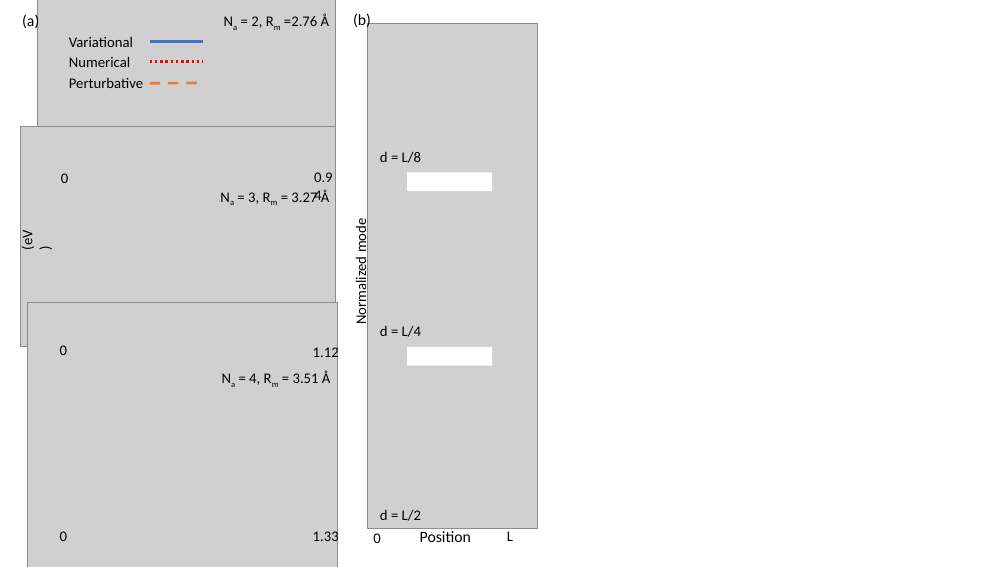
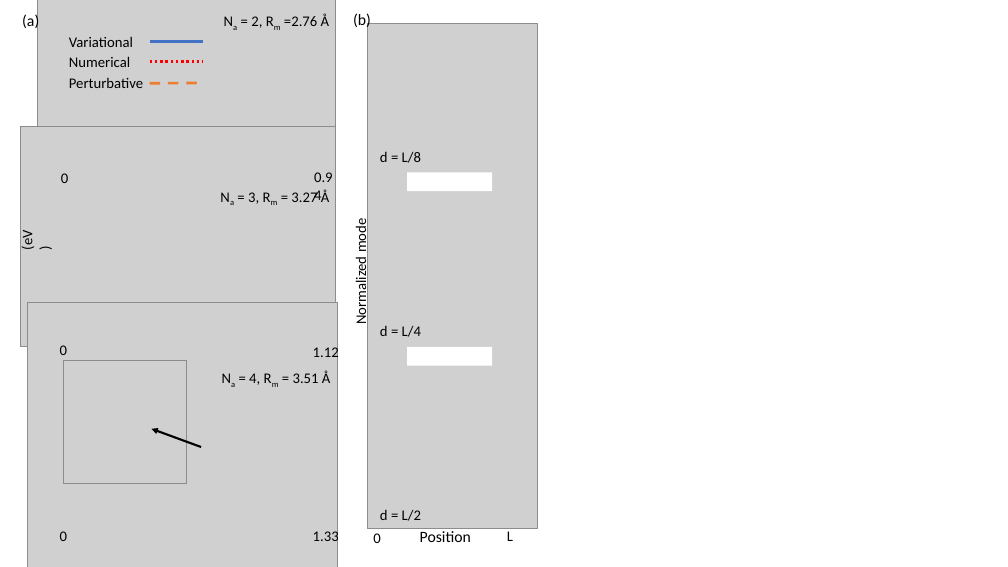
Before and after one commit to nrivera494/qed_ground_state_manuscript, a slide deck: slide 1 of Figure2and3combined.pptx. Drawn at 1008x567 pixels with LibreOffice and Linux fonts; fonts in the diff are those of the drawing; grey boxes stand for pictures. Boxes give left, top, right and bottom in pixels: in the first picture for what was removed or moved away, otherwise in the second. Text is boxed around its words. In the diff, an @@ line names an element or a change of style, - is before the commit and + after.

```diff
--- a/Figure2and3combined.pptx
+++ b/Figure2and3combined.pptx
@@ picture added at [64, 360, 187, 483] @@
@@ arrow added from (201, 447) to (151, 429), #000000 2 pt @@
```
Also in this commit, not shown: 4 other files.
